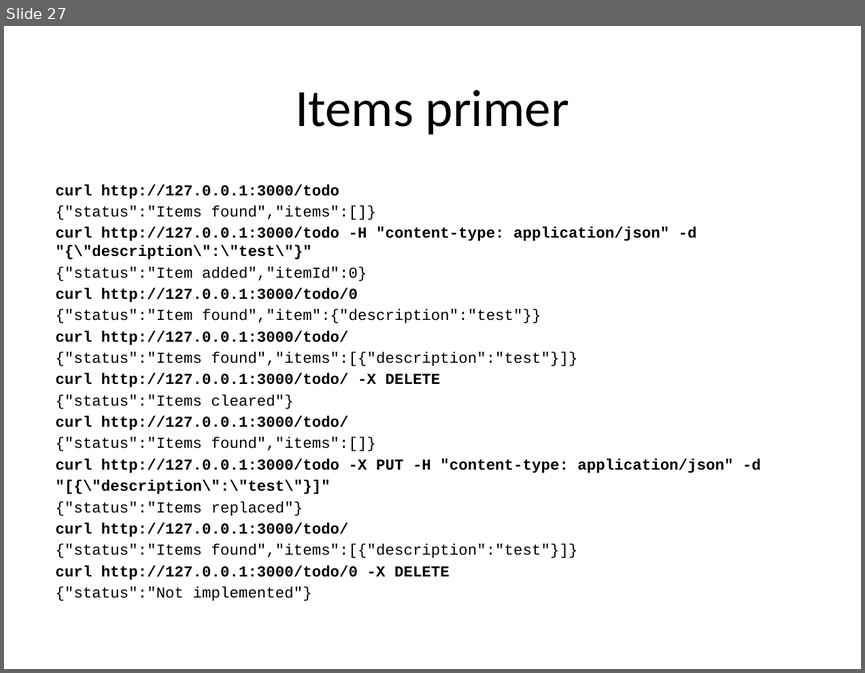
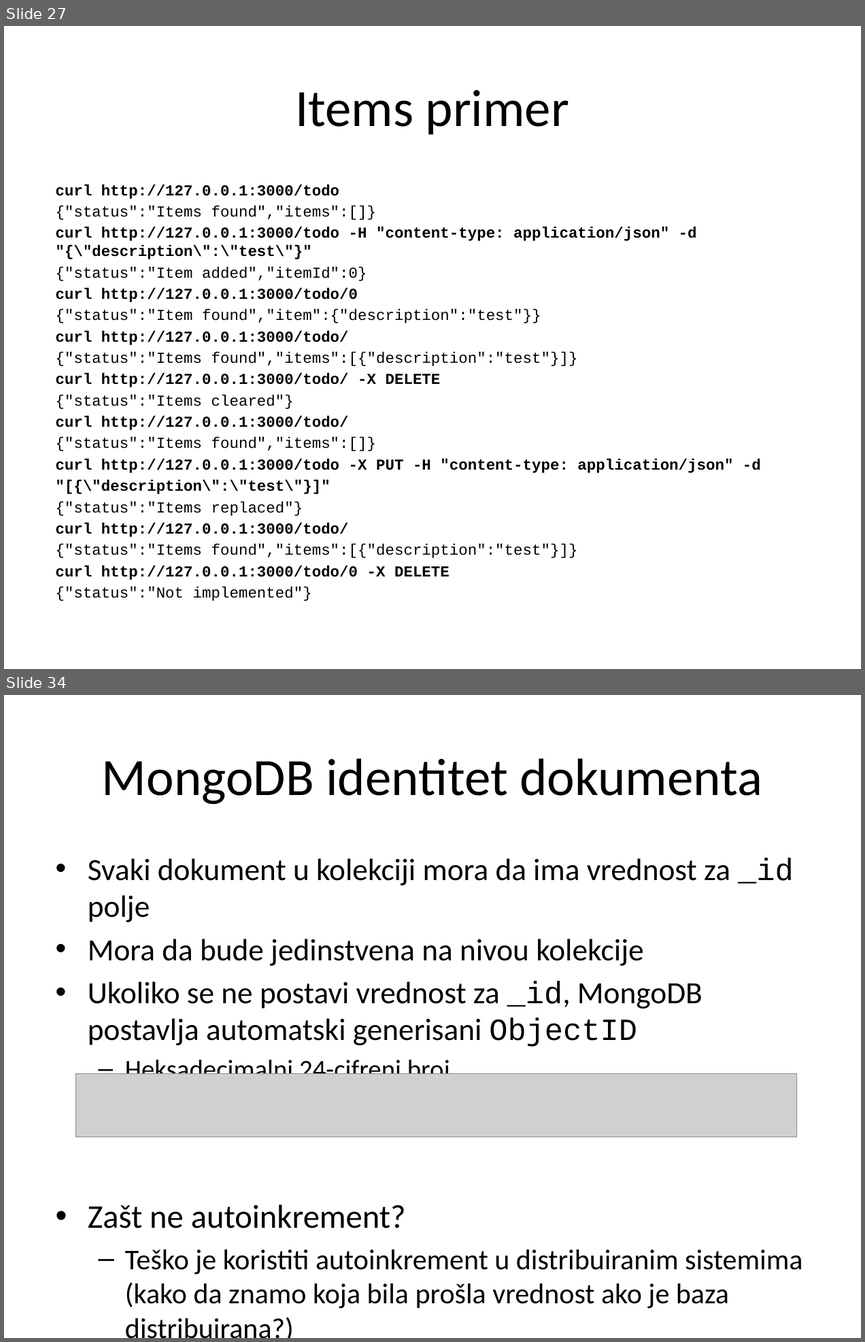
Before and after one commit to XWS2016/BackEnd, a slide deck: 02_REST_servisi/BackEnd_02_REST_servisi.pptx. Shown one above the other, each under a label of ours: slide 27 before the commit, slides 27 and 34 after it; the slides between them are not shown. The pictures are 865x673 and 865x1342 pixels, drawn with LibreOffice and Linux fonts; fonts in the diff are those of the drawing; grey boxes stand for pictures. Boxes give left, top, right and bottom in pixels: in the first picture for what was removed or moved away, otherwise in the second. Text is boxed around its words. In the diff, an @@ line names an element or a change of style, - is before the commit and + after.

```diff
--- a/02_REST_servisi/BackEnd_02_REST_servisi.pptx
+++ b/02_REST_servisi/BackEnd_02_REST_servisi.pptx
@@ slide 34 added at (x1=4, y1=695, x2=861, y2=1338), background #FFFFFF @@
@@ title added at (x1=102, y1=758, x2=762, y2=804), 44 pt, text #000000 @@
+MongoDB identitet dokumenta
@@ text added at (x1=88, y1=858, x2=802, y2=1308), 25.9 pt, text #000000 @@
+• Svaki dokument u kolekciji mora da ima vrednost za _id polje
+• Mora da bude jedinstvena na nivou kolekcije
+• Ukoliko se ne postavi vrednost za _id, MongoDB postavlja automatski generisani ObjectID
+  – Heksadecimalni 24-cifreni broj
+  – 539ed1d9f7da431c00026e18
+• Zašt ne autoinkrement?
+  – Teško je koristiti autoinkrement u distribuiranim sistemima (kako da znamo koja bila prošla vrednost ako je baza distribuirana?)
@@ picture added at (x1=76, y1=1074, x2=797, y2=1137) @@
```
Also in this commit, not shown: 1 slide changed, 13 other slides added, 12 other files.
